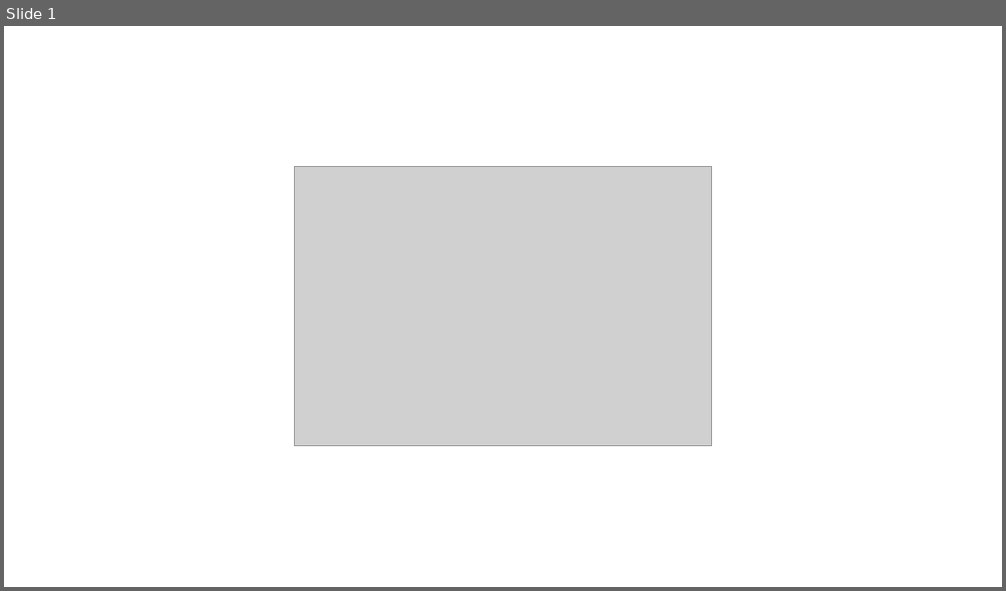
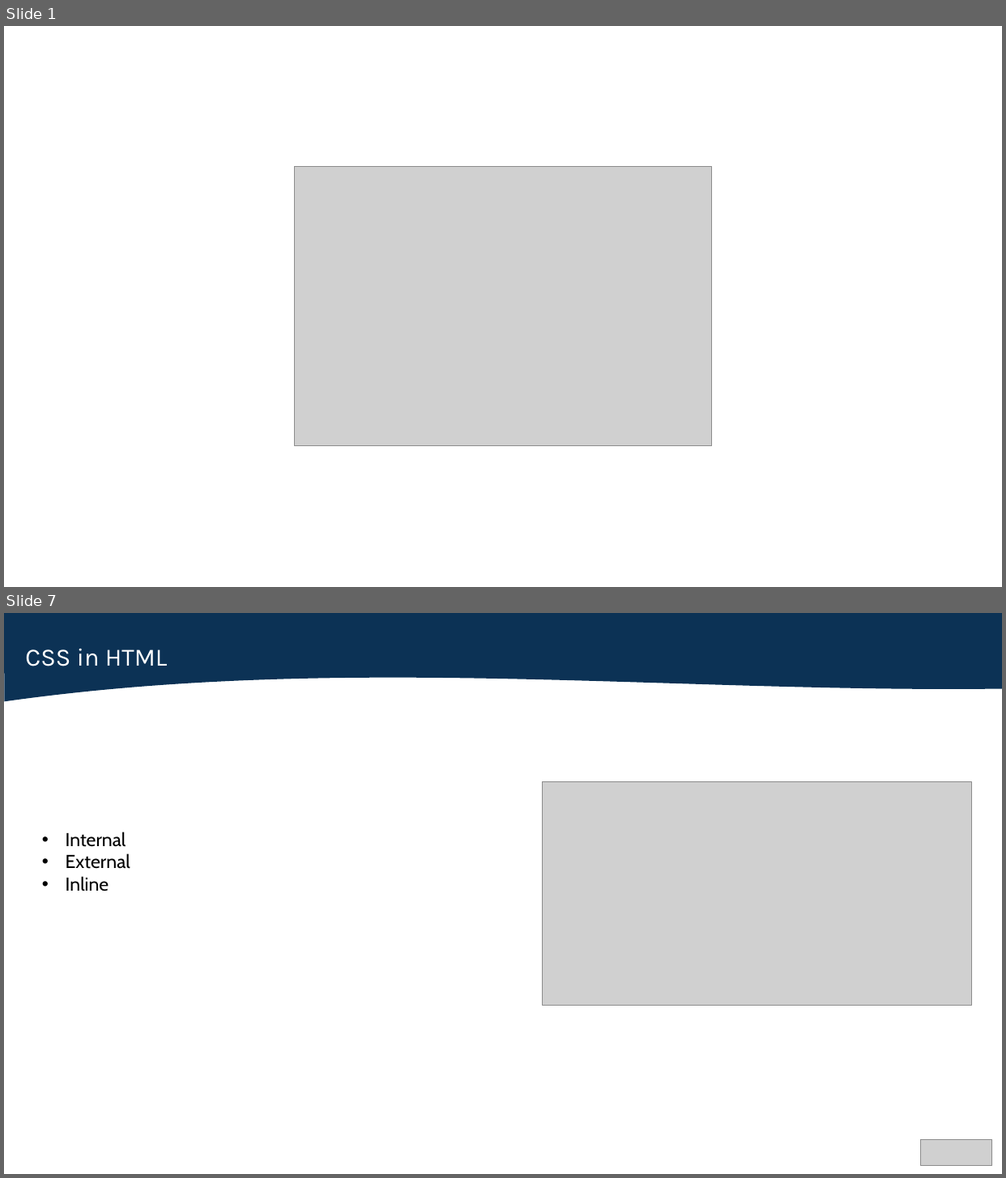
Before and after one commit to Luca-Linh/Odoo-Project, a slide deck: FE_Lesson/Lesson-1.pptx. Shown one above the other, each under a label of ours: slide 1 before the commit, slides 1 and 7 after it; the slides between them are not shown. The pictures are 1006x591 and 1006x1178 pixels, drawn with LibreOffice and Linux fonts; fonts in the diff are those of the drawing; grey boxes stand for pictures. Boxes give left, top, right and bottom in pixels: in the first picture for what was removed or moved away, otherwise in the second. Text is boxed around its words. In the diff, an @@ line names an element or a change of style, - is before the commit and + after.

```diff
--- a/FE_Lesson/Lesson-1.pptx
+++ b/FE_Lesson/Lesson-1.pptx
@@ slide 7 added at (x1=4, y1=613, x2=1002, y2=1174), background #FFFFFF @@
@@ freeform shape added at (x1=4, y1=613, x2=1002, y2=701), fill #0C3255 @@
@@ text added at (x1=25, y1=649, x2=167, y2=666), 24 pt, text #FFFFFF @@
+CSS in HTML
@@ picture added at (x1=543, y1=781, x2=971, y2=1006) @@
@@ text added at (x1=66, y1=832, x2=130, y2=892), 18 pt, text #000000 @@
+• Internal
+• External
+• Inline
@@ picture added at (x1=921, y1=1140, x2=992, y2=1165) @@
```
Also in this commit, not shown: 2 slides changed, 11 other slides added.
